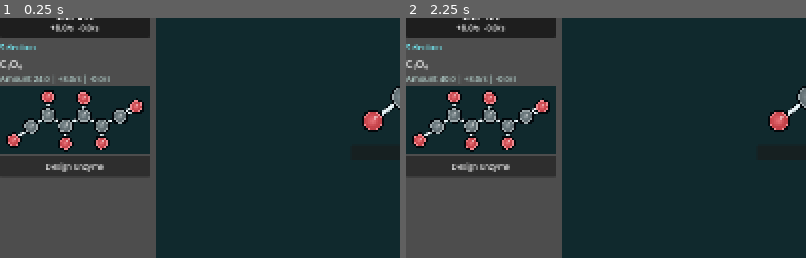
Above: before the commit, frames 1-2 (left to right).
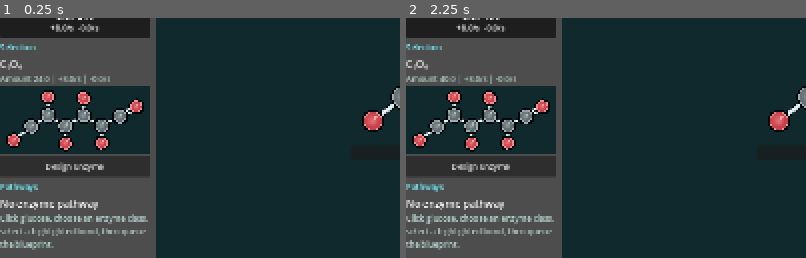
Above: after the commit, the same moments.

Repository: EliasEnglund/SimCell
Game: Godot game, scene res://scenes/main.tscn
Same seed, same stepped clock (60 frames per second), same inputs: the game is played once before the commit and once after it.
Inputs:
- Up to frame 1 (0.25 s): no input
- Up to frame 2 (2.25 s): click "♫" at 0.5 s; click "♪" at 1.25 s; click "Ⅱ" at 2 s
The pictures show only the part of the screen within x 0-50%, y 10-60%; the shares and areas given below are measured in that part.

The runs differ from the first frame. In frame 1, 2.1% of the frame differs, in the area x 0-37%, y 68-97%; in frame 2, 2.1%.

Commit message:
Clarify first metabolic pathway loop

Diff:
--- a/scripts/core/simulation_state.gd
+++ b/scripts/core/simulation_state.gd
@@ -97,6 +97,65 @@
 		return molecule_types[a].get("formula", "") < molecule_types[b].get("formula", "")
 	)
 	return ids
+
+func metabolism_molecule_ids() -> Array[String]:
+	var ids := present_molecule_ids()
+	var seen := {}
+	for id in ids:
+		seen[id] = true
+	for blueprint in enzyme_blueprints.values():
+		var substrate_id: String = blueprint.get("substrate", "")
+		if molecule_types.has(substrate_id) and not seen.has(substrate_id):
+			ids.append(substrate_id)
+			seen[substrate_id] = true
+		for product_id in blueprint.get("products", []):
+			if molecule_types.has(product_id) and not seen.has(product_id):
+				ids.append(product_id)
+				seen[product_id] = true
+	return ids
+
+func pathway_list() -> Array[Dictionary]:
+	var output: Array[Dictionary] = []
+	for blueprint_id in enzyme_blueprints.keys():
+		var blueprint: Dictionary = enzyme_blueprints[blueprint_id].duplicate(true)
+		var active_count := int(active_enzymes.get(blueprint_id, 0))
+		var queued_count := 0
+		var shortest_remaining := INF
+		for item in protein_queue:
+			if item.get("id", "") == blueprint_id:
+				queued_count += 1
+				shortest_remaining = minf(shortest_remaining, float(item.get("remaining", 0.0)))
+		var rate := 0.0
+		for reaction in reactions:
+			if reaction.get("blueprint_id", "") == blueprint_id:
+				rate = float(reaction.get("rate", 0.0))
+				break
+		blueprint["active_count"] = active_count
+		blueprint["queued_count"] = queued_count
+		blueprint["next_build_remaining"] = shortest_remaining if queued_count > 0 else 0.0
+		blueprint["rate"] = rate
+		blueprint["status"] = "Active" if active_count > 0 else ("Building" if queued_count > 0 else "Designed")
+		output.append(blueprint)
+	output.sort_custom(func(a: Dictionary, b: Dictionary) -> bool:
+		return str(a.get("name", "")) < str(b.get("name", ""))
+	)
+	return output
+
+func pathway_arrows() -> Array[Dictionary]:
+	var output: Array[Dictionary] = []
+	for pathway in pathway_list():
+		output.append({
+			"blueprint_id": pathway.get("id", ""),
+			"name": pathway.get("name", "Enzyme"),
+			"tool": pathway.get("tool", ""),
+			"substrate": pathway.get("substrate", ""),
+			"products": pathway.get("products", []),
+			"rate": float(pathway.get("rate", 0.0)),
+			"active_count": int(pathway.get("active_count", 0)),
+			"queued_count": int(pathway.get("queued_count", 0)),
+			"status": pathway.get("status", "Designed")
+		})
+	return output
 
 func design_enzyme(tool: String, substrate_id: String, target_index: int) -> bool:
 	if not molecule_types.has(substrate_id):
@@ -214,6 +273,7 @@
 					molecule_rates[product_id] = {"production": 0.0, "consumption": 0.0}
 				molecule_rates[product_id]["production"] = float(molecule_rates[product_id].get("production", 0.0)) + actual_rate
 		reactions.append({
+			"blueprint_id": blueprint.get("id", ""),
 			"name": blueprint.get("name", "Enzyme"),
 			"tool": blueprint.get("tool", ""),
 			"substrate": substrate_id,
--- a/scripts/ui/main.gd
+++ b/scripts/ui/main.gd
@@ -12,6 +12,7 @@
 var status_label: Label
 var molecule_list: VBoxContainer
 var detail_panel: VBoxContainer
+var pathway_box: VBoxContainer
 var map_layer: Control
 var metabolism_workspace: Control
 var queue_box: VBoxContainer
@@ -144,6 +145,9 @@
 	side.add_child(_section_label("Selection"))
 	detail_panel = VBoxContainer.new()
 	side.add_child(detail_panel)
+	side.add_child(_section_label("Pathways"))
+	pathway_box = VBoxContainer.new()
+	side.add_child(pathway_box)
 
 	map_layer = Control.new()
 	map_layer.size_flags_horizontal = Control.SIZE_EXPAND_FILL
@@ -190,6 +194,7 @@
 	for id in sim.present_molecule_ids():
 		molecule_list.add_child(_molecule_list_button(id))
 	_refresh_selection_detail()
+	_refresh_pathways()
 	if metabolism_workspace != null:
 		metabolism_workspace.rebuild()
 
@@ -234,6 +239,49 @@
 	button.custom_minimum_size = Vector2(0, 42)
 	button.pressed.connect(func(): _open_enzyme_designer(sim.selected_molecule))
 	detail_panel.add_child(button)
+
+func _refresh_pathways() -> void:
+	_clear(pathway_box)
+	var pathways := sim.pathway_list()
+	if pathways.is_empty():
+		pathway_box.add_child(_title("No enzyme pathway", "Click glucose, choose an enzyme class, select a highlighted bond, then queue the blueprint."))
+		return
+	for pathway in pathways:
+		pathway_box.add_child(_pathway_card(pathway))
+
+func _pathway_card(pathway: Dictionary) -> VBoxContainer:
+	var box := VBoxContainer.new()
+	box.add_theme_constant_override("separation", 2)
+	var name := Label.new()
+	name.text = pathway.get("name", "Enzyme")
+	name.add_theme_font_size_override("font_size", 16)
+	name.modulate = Color("76f4ff")
+	box.add_child(name)
+	var product_labels: Array[String] = []
+	for product_id in pathway.get("products", []):
+		if sim.molecule_types.has(product_id):
+			product_labels.append(sim.molecule_types[product_id].get("formula", "Product"))
+	var status := Label.new()
+	status.text = "%s | %s -> %s" % [
+		pathway.get("status", "Designed"),
+		sim.molecule_types[pathway.get("substrate", "")].get("formula", "Substrate") if sim.molecule_types.has(pathway.get("substrate", "")) else "Substrate",
+		" + ".join(product_labels)
+	]
+	status.autowrap_mode = TextServer.AUTOWRAP_WORD_SMART
+	status.modulate = Color(0.78, 0.88, 0.86)
+	box.add_child(status)
+	var details := Label.new()
+	var build_text := ""
+	if int(pathway.get("queued_count", 0)) > 0:
+		build_text = " | build %.1fs" % float(pathway.get("next_build_remaining", 0.0))
+	details.text = "Rate %.2f/s | Enzymes %d%s" % [
+		float(pathway.get("rate", 0.0)),
+		int(pathway.get("active_count", 0)),
+		build_text
+	]
+	details.modulate = Color(0.68, 0.78, 0.76)
+	box.add_child(details)
+	return box
 
 func _open_enzyme_designer(molecule_id: String) -> void:
 	sim.select_molecule(molecule_id)
--- a/scripts/ui/metabolism_workspace.gd
+++ b/scripts/ui/metabolism_workspace.gd
@@ -45,7 +45,7 @@
 	title.position = Vector2(28, 18)
 	title.mouse_filter = Control.MOUSE_FILTER_IGNORE
 	add_child(title)
-	var ids: Array[String] = simulation.present_molecule_ids()
+	var ids: Array[String] = simulation.metabolism_molecule_ids()
 	var layout := _metabolism_layout(ids, maxf(760.0, size.x))
 	var positions := {}
 	var sizes := {}
@@ -58,7 +58,7 @@
 		add_child(_map_molecule_node(id, positions[id], sizes[id]))
 
 func _draw_reaction_arrows(positions: Dictionary, sizes: Dictionary) -> void:
-	for reaction in simulation.reactions:
+	for reaction in simulation.pathway_arrows():
 		var substrate: String = reaction.get("substrate", "")
 		var products: Array = reaction.get("products", [])
 		if not positions.has(substrate):
@@ -71,9 +71,20 @@
 			var arrow := ArrowLine.new()
 			arrow.start = source_center
 			arrow.end = target_center
-			arrow.label = "%.2f/s" % float(reaction.get("rate", 0.0))
+			arrow.rate = float(reaction.get("rate", 0.0))
+			arrow.active = int(reaction.get("active_count", 0)) > 0
+			arrow.queued = int(reaction.get("queued_count", 0)) > 0
+			arrow.label = _arrow_label(reaction)
 			arrow.set_anchors_preset(Control.PRESET_FULL_RECT)
 			add_child(arrow)
+
+func _arrow_label(pathway: Dictionary) -> String:
+	var rate := float(pathway.get("rate", 0.0))
+	if int(pathway.get("active_count", 0)) > 0:
+		return "%.2f/s" % rate
+	if int(pathway.get("queued_count", 0)) > 0:
+		return "building"
+	return "designed"
 
 func _metabolism_layout(ids: Array[String], map_width: float) -> Dictionary:
 	var result := {}
@@ -119,6 +130,8 @@
 	canvas.scale_to_fit = false
 	canvas.fixed_zoom = _fixed_zoom
 	canvas.set_molecule(simulation.molecule_types[id])
+	if float(simulation.molecule_amounts.get(id, 0.0)) <= 0.001:
+		canvas.modulate = Color(1, 1, 1, 0.48)
 	canvas.gui_input.connect(func(event: InputEvent):
 		if event is InputEventMouseButton and event.pressed and event.button_index == MOUSE_BUTTON_LEFT:
 			emit_signal("molecule_requested", id)
@@ -126,6 +139,8 @@
 	box.add_child(canvas)
 	var label := Button.new()
 	label.text = "%s  %.0f" % [simulation.molecule_types[id].get("formula", ""), float(simulation.molecule_amounts.get(id, 0.0))]
+	if float(simulation.molecule_amounts.get(id, 0.0)) <= 0.001:
+		label.text = "%s  preview" % simulation.molecule_types[id].get("formula", "")
 	label.pressed.connect(func(): emit_signal("molecule_requested", id))
 	box.add_child(label)
 	return box
@@ -136,6 +151,9 @@
 	var start := Vector2.ZERO
 	var end := Vector2.ZERO
 	var label := ""
+	var rate := 0.0
+	var active := false
+	var queued := false
 
 	func _draw() -> void:
 		var delta := end - start
@@ -145,9 +163,16 @@
 		var normal := Vector2(-dir.y, dir.x)
 		var from := start + dir * 90.0
 		var to := end - dir * 90.0
+		var line_color := Color("f4fbff")
+		if active:
+			line_color = Color("8cff6a")
+		elif queued:
+			line_color = Color("76f4ff")
+		else:
+			line_color = Color("8aa1a7")
 		draw_line(from, to, Color("02070b"), 9.0, true)
-		draw_line(from, to, Color("f4fbff"), 4.0, true)
+		draw_line(from, to, line_color, 4.0, true)
 		var left := to - dir * 18.0 + normal * 9.0
 		var right := to - dir * 18.0 - normal * 9.0
-		draw_colored_polygon(PackedVector2Array([to, left, right]), Color("f4fbff"))
-		draw_string(ThemeDB.fallback_font, from.lerp(to, 0.5) + Vector2(8, -8), label, HORIZONTAL_ALIGNMENT_LEFT, -1, 16, Color("f4fbff"))
+		draw_colored_polygon(PackedVector2Array([to, left, right]), line_color)
+		draw_string(ThemeDB.fallback_font, from.lerp(to, 0.5) + Vector2(8, -8), label, HORIZONTAL_ALIGNMENT_LEFT, -1, 16, line_color)
--- a/tests/simulation_smoke_test.gd
+++ b/tests/simulation_smoke_test.gd
@@ -14,9 +14,13 @@
 	assert(preview.size() == 2)
 	assert(sim.design_enzyme("lyase", glucose_id, target) == true)
 	assert(sim.protein_queue.size() == 1)
+	assert(sim.pathway_list().size() == 1)
+	assert(sim.pathway_list()[0].get("status", "") == "Building")
+	assert(sim.metabolism_molecule_ids().size() > sim.present_molecule_ids().size())
 	for i in 40:
 		sim.tick(0.1)
 	assert(sim.active_enzymes.size() == 1)
+	assert(sim.pathway_arrows()[0].get("status", "") == "Active")
 	for i in 80:
 		sim.tick(0.1)
 	assert(sim.present_molecule_ids().size() > 1)
